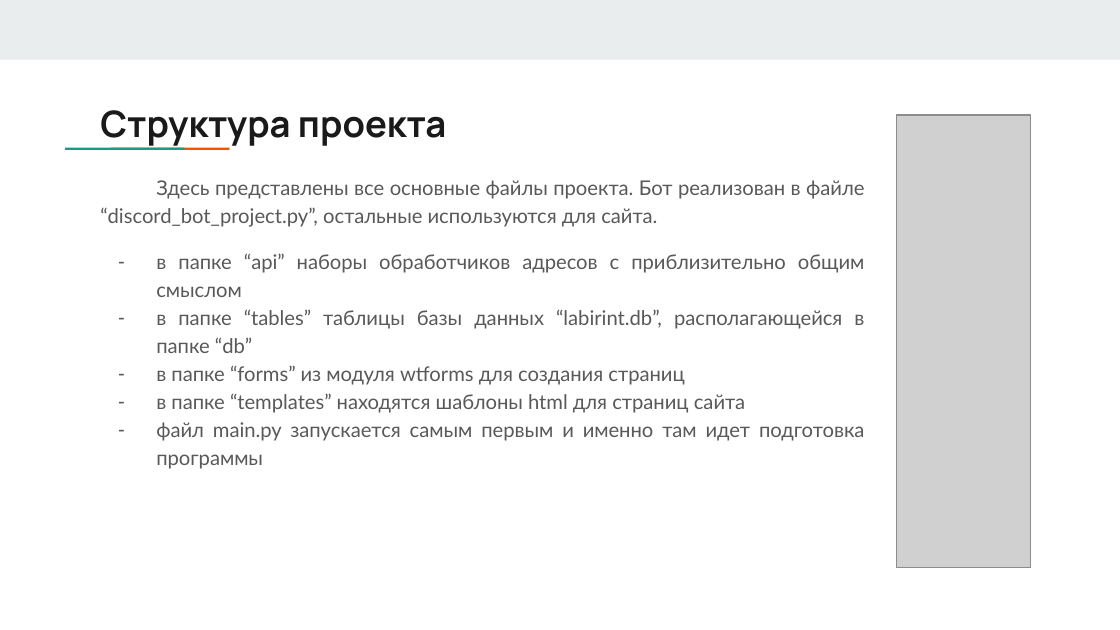
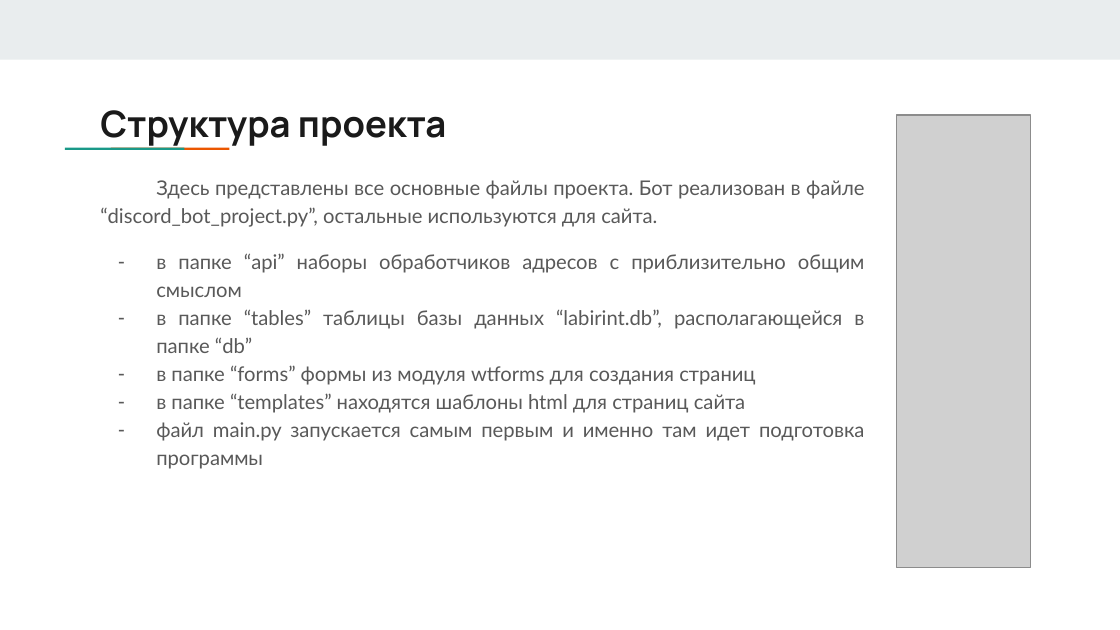
Before and after one commit to ElizavetaShangina/Project_3, a slide deck: slide 3 of WebServer+API проект “Лабиринт”.pptx. Drawn at 1120x630 pixels with LibreOffice and Linux fonts; fonts in the diff are those of the drawing; grey boxes stand for pictures. Boxes give left, top, right and bottom in pixels: in the first picture for what was removed or moved away, otherwise in the second. Text is boxed around its words. In the diff, an @@ line names an element or a change of style, - is before the commit and + after.

Commit message:
изменения в презентации х2

```diff
--- a/WebServer+API проект “Лабиринт”.pptx
+++ b/WebServer+API проект “Лабиринт”.pptx
@@ text at <box>156,365,755,385</box>: text changed @@
-– в папке “forms” из модуля wtforms для создания страниц
+– в папке “forms” формы из модуля wtforms для создания страниц
```
